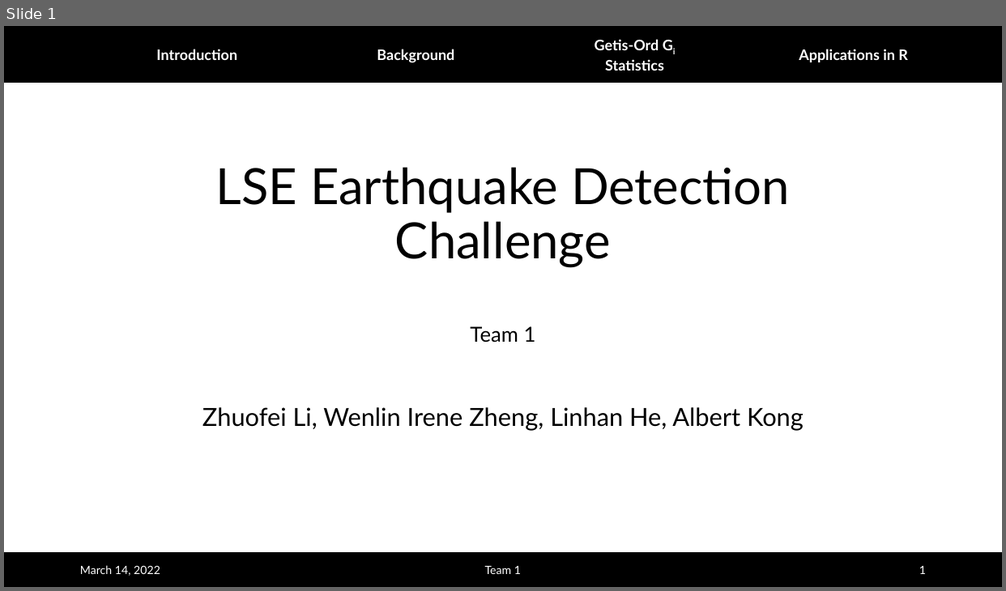
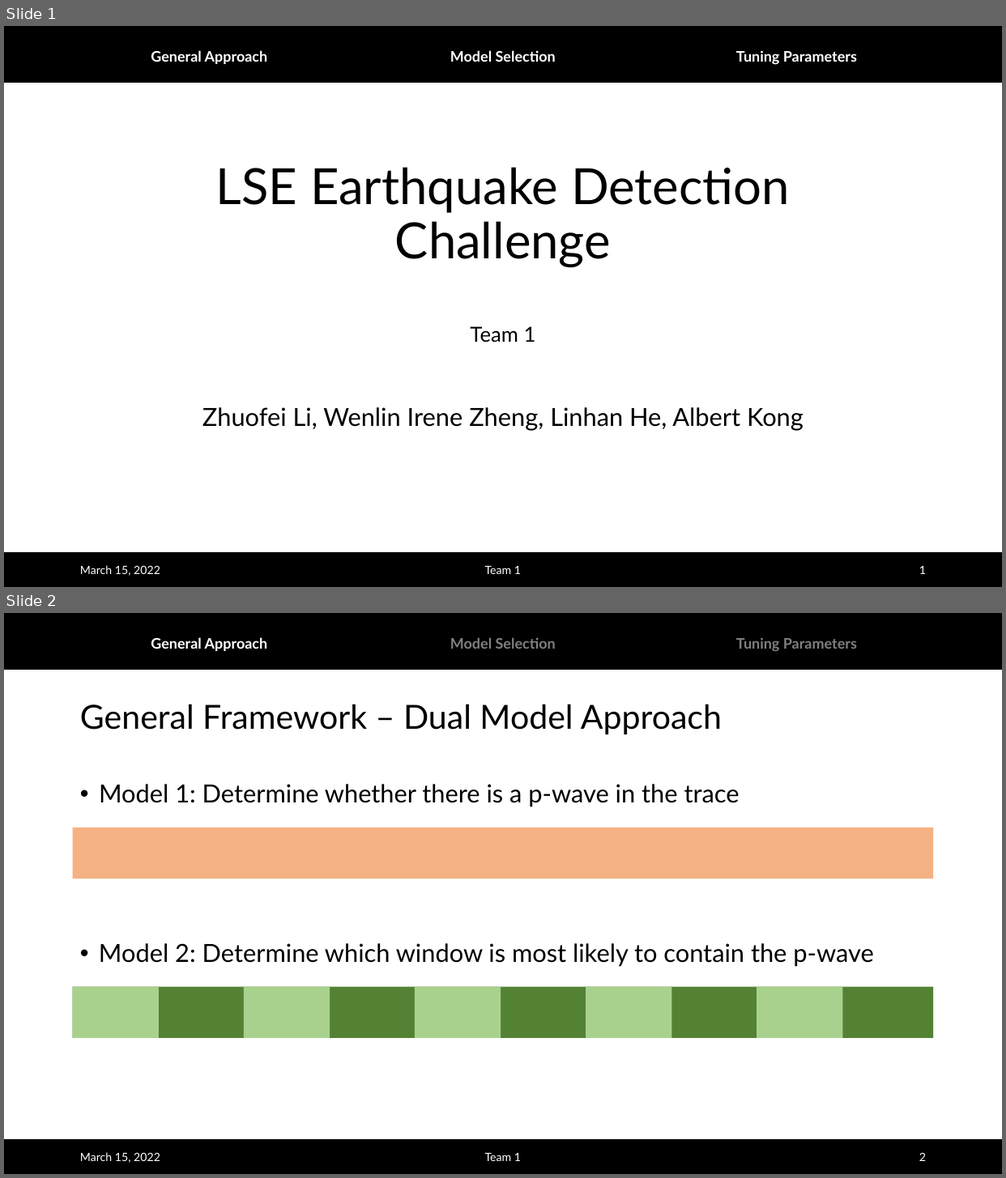
Before and after one commit to albertlk/grillochallenge, a slide deck: Challenge_Team1.pptx. Shown one above the other, each under a label of ours: slide 1 before the commit, slides 1 and 2 after it. The pictures are 1006x591 and 1006x1178 pixels, drawn with LibreOffice and Linux fonts; fonts in the diff are those of the drawing; background and template pictures are left out. Boxes give left, top, right and bottom in pixels: in the first picture for what was removed or moved away, otherwise in the second. Text is boxed around its words. In the diff, an @@ line names an element or a change of style, - is before the commit and + after.

```diff
--- a/Challenge_Team1.pptx
+++ b/Challenge_Team1.pptx
@@ slide 2 added at (4, 613, 1002, 1174), background #FFFFFF; not listed: 2 template elements that a slide beside it also shows @@
@@ text added at (151, 637, 268, 651), 14 pt, text #FFFFFF, bold @@
+General Approach
@@ text added at (450, 637, 556, 649), 14 pt, text #808080, bold @@
+Model Selection
@@ text added at (736, 638, 857, 651), 14 pt, text #808080, bold @@
+Tuning Parameters
@@ title added at (80, 704, 722, 735), 32 pt, text #000000 @@
+General Framework – Dual Model Approach
@@ text added at (99, 784, 739, 807), 24 pt, text #000000 @@
+• Model 1: Determine whether there is a p-wave in the trace
@@ rectangle added at (73, 828, 934, 879), fill #F4B183 @@
@@ text added at (99, 943, 873, 967), 24 pt, text #000000 @@
+• Model 2: Determine which window is most likely to contain the p-wave
@@ rectangle added at (73, 986, 934, 1037), fill #548235 @@
@@ rectangle added at (73, 986, 159, 1037), fill #A9D18E @@
@@ rectangle added at (244, 986, 330, 1037), fill #A9D18E @@
@@ rectangle added at (415, 986, 501, 1037), fill #A9D18E @@
@@ rectangle added at (586, 986, 671, 1037), fill #A9D18E @@
@@ rectangle added at (757, 986, 843, 1037), fill #A9D18E @@
@@ text added at (80, 1152, 160, 1163), 11 pt, text #FFFFFF @@
+March 15, 2022
@@ text added at (485, 1153, 521, 1161), 11 pt, text #FFFFFF @@
+Team 1
@@ page number added at (919, 1153, 926, 1161), 11 pt, text #FFFFFF @@
+2
@@ slide 1 changed as well @@
@@ text removed at (799, 49, 908, 62) @@
-Applications in R
@@ text at (151, 50, 268, 64): text changed @@
-Introduction
+General Approach
@@ text at (450, 50, 556, 62): text changed @@
-Background
+Model Selection
@@ text at (736, 50, 857, 65): text changed @@
-Getis-Ord Gi Statistics
+Tuning Parameters
@@ text at (80, 565, 160, 576): text changed @@
-March 14, 2022
+March 15, 2022
```
Also in this commit, not shown: 2 other slides changed, 2 other slides added, 1 slide removed, 1 other file.
